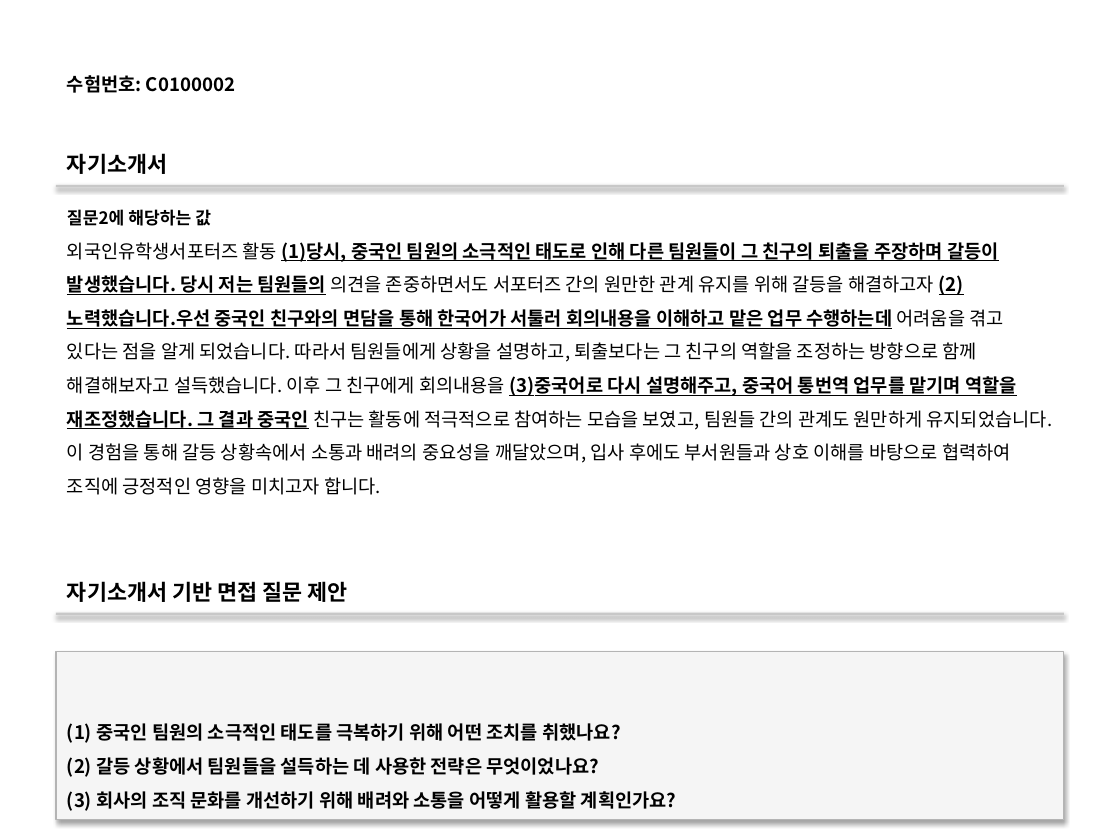
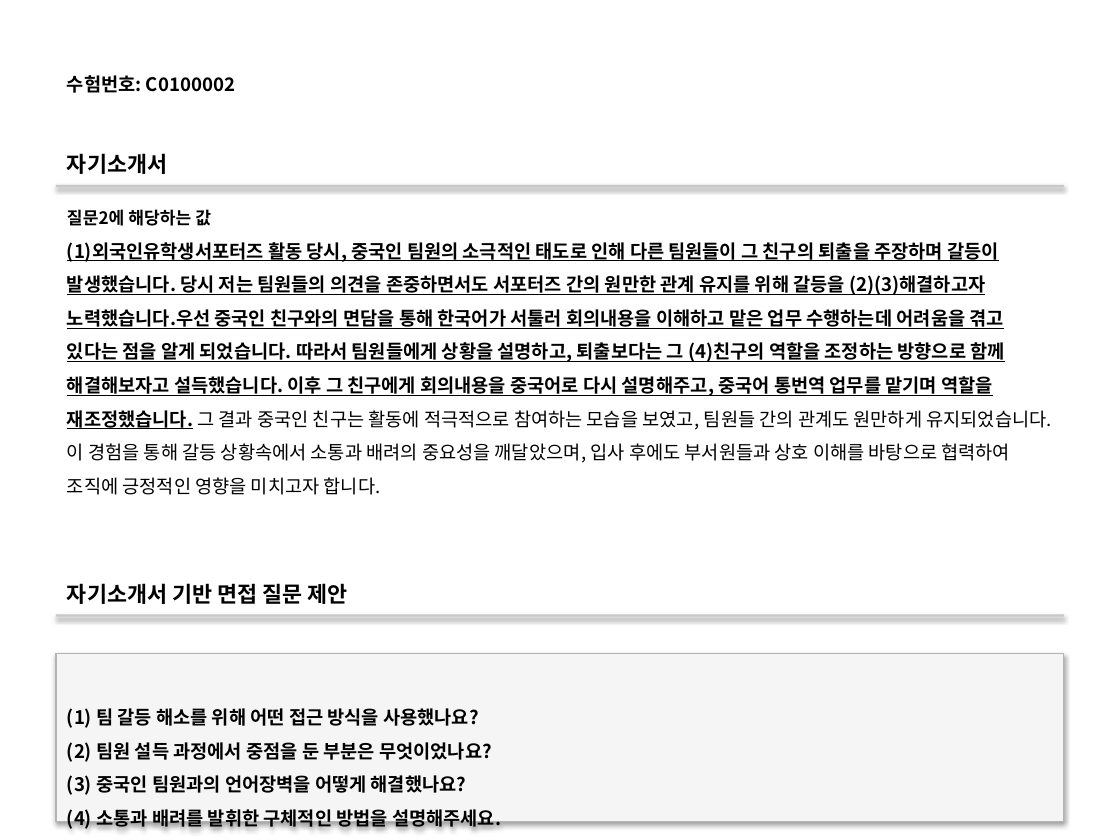
Before and after one commit to DaeGul2/isbr-auto-questionnaire, a slide deck: slide 6 of ppt_auto/test.pptx (slide 5 before the commit). Drawn at 1120x840 pixels with LibreOffice and Linux fonts; fonts in the diff are those of the drawing. Boxes give left, top, right and bottom in pixels: in the first picture for what was removed or moved away, otherwise in the second. Text is boxed around its words. In the diff, an @@ line names an element or a change of style, - is before the commit and + after.

```diff
--- a/ppt_auto/test.pptx
+++ b/ppt_auto/test.pptx
@@ text at (67, 238, 1052, 463): text changed; bold on @@
-외국인유학생서포터즈 활동 (1)당시, 중국인 팀원의 소극적인 태도로 인해 다른 팀원들이 그 친구의 퇴출을 주장하며 갈등이 발생했습니다. 당시 저는 팀원들의 의견을 존중하면서도 서포터즈 간의 원만한 관계 유지를 위해 갈등을 해결하고자 (2)노력했습니다.우선 중국인 친구와의 면담을 통해 한국어가 서툴러 회의내용을 이해하고 맡은 업무 수행하는데 어려움을 겪고 있다는 점을 알게 되었습니다. 따라서 팀원들에게 상황을 설명하고, 퇴출보다는 그 친구의 역할을 조정하는 방향으로 함께 해결해보자고 설득했습니다. 이후 그 친구에게 회의내용을 (3)중국어로 다시 설명해주고, 중국어 통번역 업무를 맡기며 역할을 재조정했습니다. 그 결과 중국인 친구는 활동에 적극적으로 참여하는 모습을 보였고, 팀원들 간의 관계도 원만하게 유지되었습니다.이 경험을 통해 갈등 상황속에서 소통과 배려의 중요성을 깨달았으며, 입사 후에도 부서원들과 상호 이해를 바탕으로 협력하여 조직에 긍정적인 영향을 미치고자 합니다.
+(1)외국인유학생서포터즈 활동 당시, 중국인 팀원의 소극적인 태도로 인해 다른 팀원들이 그 친구의 퇴출을 주장하며 갈등이 발생했습니다. 당시 저는 팀원들의 의견을 존중하면서도 서포터즈 간의 원만한 관계 유지를 위해 갈등을 (2)(3)해결하고자 노력했습니다.우선 중국인 친구와의 면담을 통해 한국어가 서툴러 회의내용을 이해하고 맡은 업무 수행하는데 어려움을 겪고 있다는 점을 알게 되었습니다. 따라서 팀원들에게 상황을 설명하고, 퇴출보다는 그 (4)친구의 역할을 조정하는 방향으로 함께 해결해보자고 설득했습니다. 이후 그 친구에게 회의내용을 중국어로 다시 설명해주고, 중국어 통번역 업무를 맡기며 역할을 재조정했습니다. 그 결과 중국인 친구는 활동에 적극적으로 참여하는 모습을 보였고, 팀원들 간의 관계도 원만하게 유지되었습니다.이 경험을 통해 갈등 상황속에서 소통과 배려의 중요성을 깨달았으며, 입사 후에도 부서원들과 상호 이해를 바탕으로 협력하여 조직에 긍정적인 영향을 미치고자 합니다.
@@ text in rectangle at (67, 708, 501, 831): text changed @@
-(1) 중국인 팀원의 소극적인 태도를 극복하기 위해 어떤 조치를 취했나요?
-(2) 갈등 상황에서 팀원들을 설득하는 데 사용한 전략은 무엇이었나요?
-(3) 회사의 조직 문화를 개선하기 위해 배려와 소통을 어떻게 활용할 계획인가요?
+(1) 팀 갈등 해소를 위해 어떤 접근 방식을 사용했나요?
+(2) 팀원 설득 과정에서 중점을 둔 부분은 무엇이었나요?
+(3) 중국인 팀원과의 언어장벽을 어떻게 해결했나요?
+(4) 소통과 배려를 발휘한 구체적인 방법을 설명해주세요.
```
Also in this commit, not shown: 5 other slides changed, 6 slides added, 12 other files.
